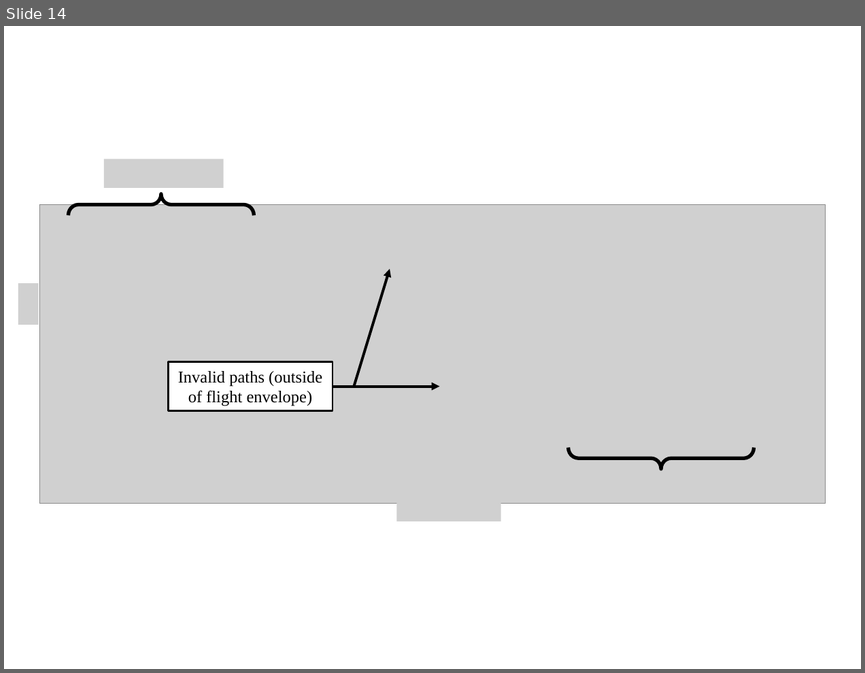
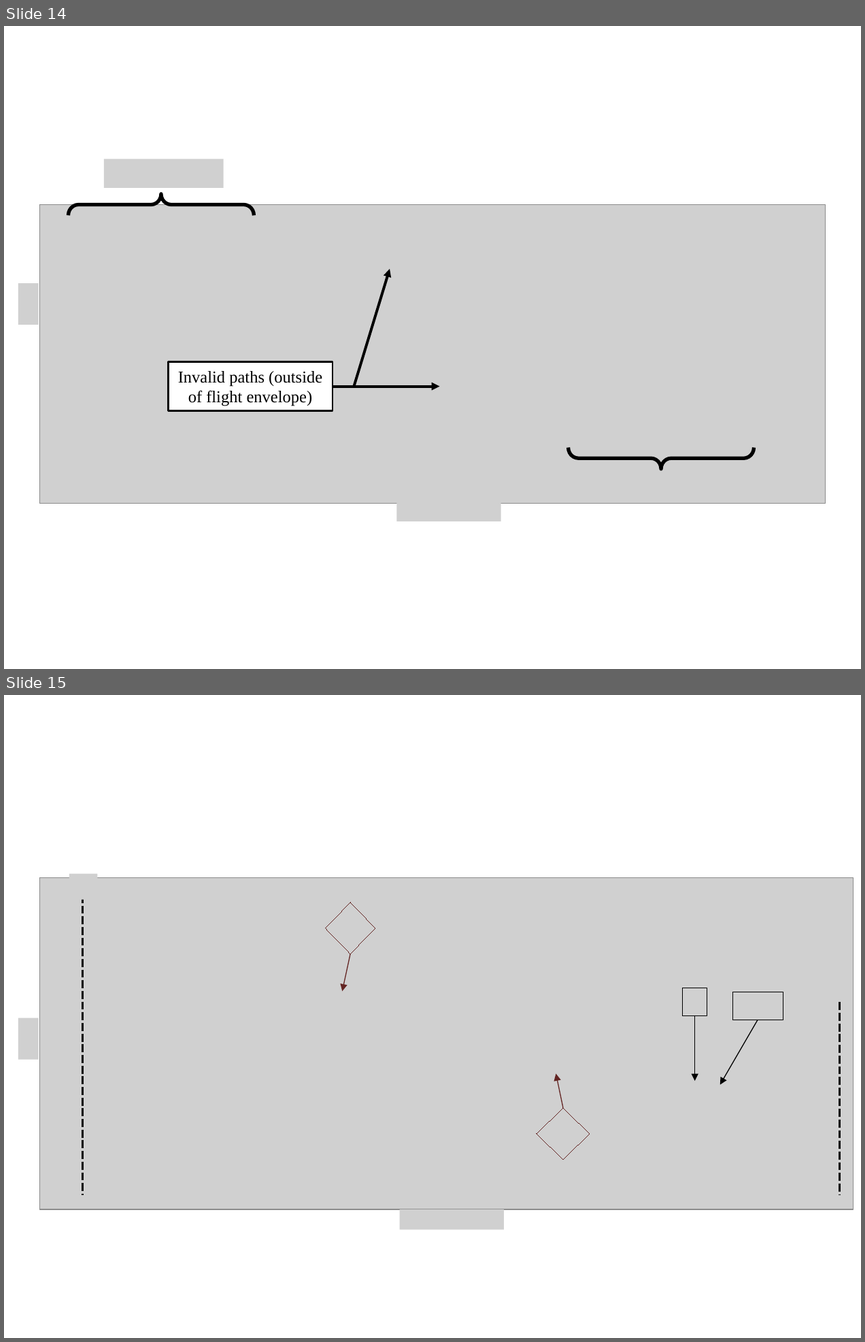
Before and after one commit to Leonardo767/aiaa2019-publication, a slide deck: docs/paper/figs/Diagrams.pptx. Shown one above the other, each under a label of ours: slide 14 before the commit, slides 14 and 15 after it. The pictures are 865x673 and 865x1342 pixels, drawn with LibreOffice and Linux fonts; fonts in the diff are those of the drawing; grey boxes stand for pictures. Boxes give left, top, right and bottom in pixels: in the first picture for what was removed or moved away, otherwise in the second. Text is boxed around its words. In the diff, an @@ line names an element or a change of style, - is before the commit and + after.

```diff
--- a/docs/paper/figs/Diagrams.pptx
+++ b/docs/paper/figs/Diagrams.pptx
@@ slide 15 added at <box>4,695,861,1338</box>, background #FFFFFF @@
@@ picture added at <box>40,877,853,1209</box> @@
@@ picture added at <box>69,873,97,899</box> @@
@@ line added from (83, 895) to (83, 1195), #000000 2.25 pt dashed @@
@@ picture added at <box>325,902,375,954</box> @@
@@ arrow added from (350, 954) to (343, 991), #632523 0.75 pt @@
@@ picture added at <box>821,966,847,992</box> @@
@@ picture added at <box>683,988,707,1016</box> @@
@@ picture added at <box>732,991,783,1020</box> @@
@@ picture added at <box>18,1018,38,1059</box> @@
@@ arrow added from (695, 1015) to (695, 1081), #000000 0.75 pt @@
@@ arrow added from (757, 1020) to (720, 1085), #000000 0.75 pt @@
@@ line added from (839, 1002) to (839, 1195), #000000 2.25 pt dashed @@
@@ arrow added from (563, 1107) to (555, 1074), #632523 0.75 pt @@
@@ picture added at <box>536,1107,589,1159</box> @@
@@ picture added at <box>400,1209,504,1229</box> @@
```
Also in this commit, not shown: 1 slide removed, 1 other file.
